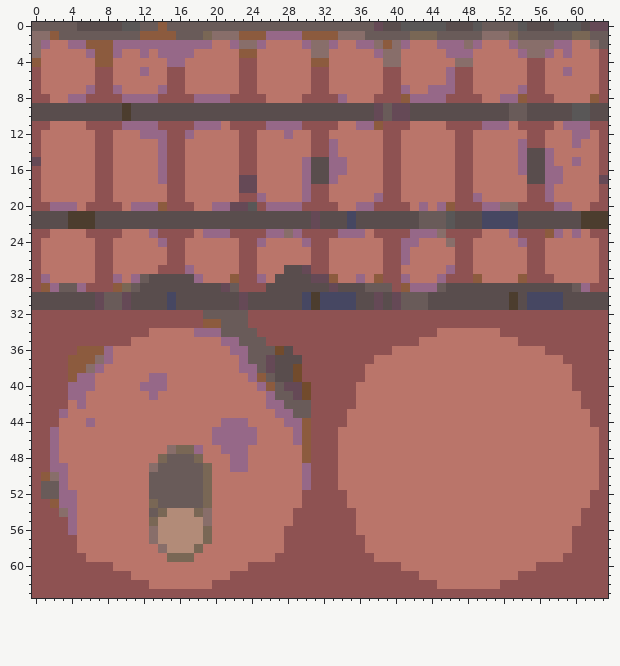
Pixel-art sprite, stored at Assets/ART/Textures/Decor/BarrelBrown.png. The first picture shows the starting point.
The file is 64x64 pixels.
Once edited:
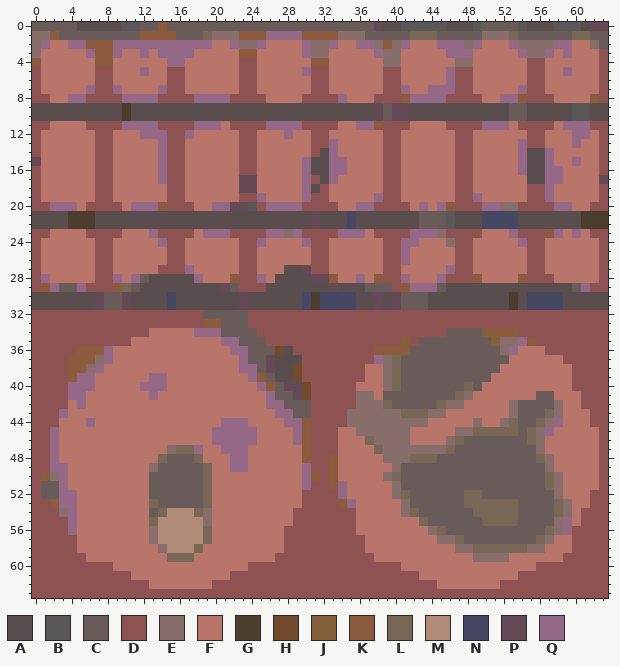
Palette (. is transparent): A #594d4d  B #595757  C #695b59  D #8e5252  E #886e6a  F #ba756a  G #4c3d2e  H #724b2c  J #855f39  K #8c5b3e  L #796755  M #b28b78  N #464762  P #654956  Q #966888
Commit: Added a alternative blue barrel UV
What changed:
y 3: x 30 F -> Q
y 5: x 30 F -> Q
y 14: x 32 D -> A
y 17: x 31 A -> D
y 18: x 31 D -> A
y 34: x 45..53 FFFFFFFDD -> DCCCCJKKK
y 35: x 41 D -> J; x 43..55 FFFFFFFFFFFDD -> CCCCCCCCJEEQK
y 36: x 38..53 DDFFFFFFFFFFFFFF -> KKKJCCCCCCCCCCEQ
y 37: x 38..52 FFFFFFFFFFFFFFF -> QELCCCCCCCCCCCC
y 38: x 39..51 FFFFFFFFFFFFF -> ELCCCCCCCCCCC
y 39: x 39..50 FFFFFFFFFFFF -> ELCCCCCCCCCC
y 40: x 39..49 FFFFFFFFFFF -> ELCCCCCCCLC
y 41: x 36..37 FF -> EE; x 39..48 FFFFFFFFFF -> CCCCCCCCLE; x 56..57 FF -> CC
y 42: x 36..47 FFFFFFFFFFFF -> EEELCCCCCLEE; x 53..58 FFFFFF -> ECCCCE
y 43: x 35..45 FFFFFFFFFFF -> EEEEEELLLEE; x 53..58 FFFFFF -> ECCCLE
y 44: x 35..43 FFFFFFFFF -> EEEEEEEEE; x 49 F -> E; x 52..58 FFFFFFF -> ELCCLEQ
y 45: x 36..41 FFFFFF -> EEEEEE; x 47..57 FFFFFFFFFFF -> EELLLLLCLEQ
y 46: x 37..41 FFFFF -> LEEEE; x 46..56 FFFFFFFFFFF -> ELCCCCCCCLE
y 47: x 38..56 FFFFFFFFFFFFFFFFFFF -> LEEEEEEELCCCCCCCCCE
y 48: x 33 D -> K; x 39..57 FFFFFFFFFFFFFFFFFFF -> EEELLLCCCCCCCCCCCLE
y 49: x 33 D -> K; x 40..57 FFFFFFFFFFFFFFFFFF -> ECCCCCCCCCCCCCCCCE
y 50: x 31 D -> K; x 33 D -> K; x 39..58 FFFFFFFFFFFFFFFFFFFF -> ELCCCCCCCCCCCCCCCCLE
y 51: x 33..34 DF -> KQ; x 40..58 FFFFFFFFFFFFFFFFFFF -> ECCCCCCCCCCCCCCCCLE
y 52: x 34 D -> Q; x 40..58 FFFFFFFFFFFFFFFFFFF -> ELCCCCCCLLCCCCCCCCE
y 53: x 34..35 DF -> KQ; x 41..59 FFFFFFFFFFFFFFFFFFF -> ECCCCCCLLLLLLCCCCLE
y 54: x 41..59 FFFFFFFFFFFFFFFFFFF -> ELCCCCCCLLLLLCCCCLE
y 55: x 43..59 FFFFFFFFFFFFFFFFF -> LCCCCCCLLLLCCCCEQ
y 56: x 44..59 FFFFFFFFFFFFFFFF -> ELCCCCCCCCCCCLEQ
y 57: x 45..57 FFFFFFFFFFFFF -> EELCCCCCCCCLE
y 58: x 47..56 FFFFFFFFFF -> EELLLLLLEE
y 59: x 49..52 FFFF -> EEEE
Pixel boxes of the changes (left, top, right, bottom) in both pictures:
changed: (302, 49, 311, 76)
changed: (311, 148, 329, 193)
changed: (311, 328, 572, 562)
